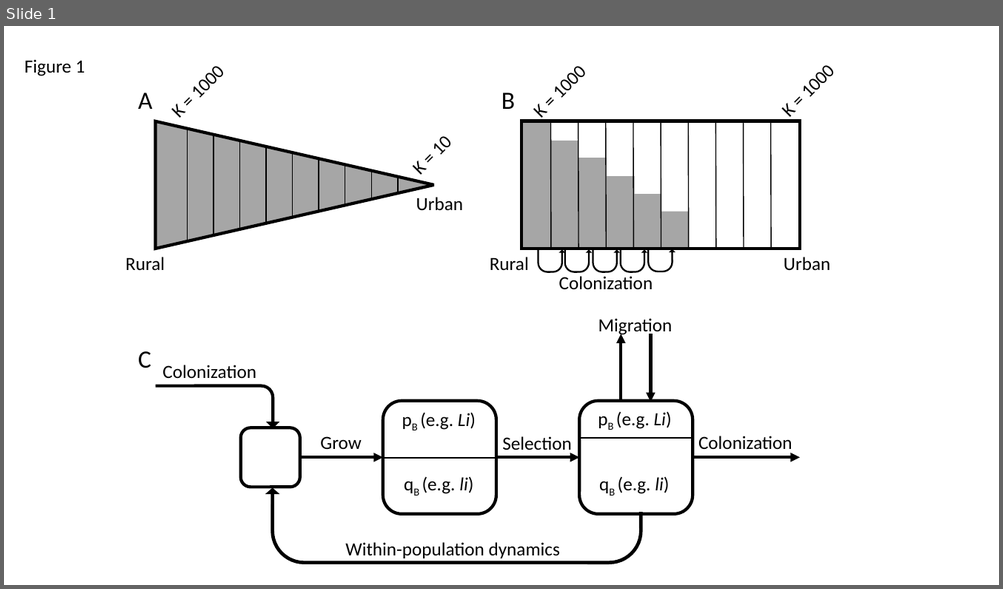
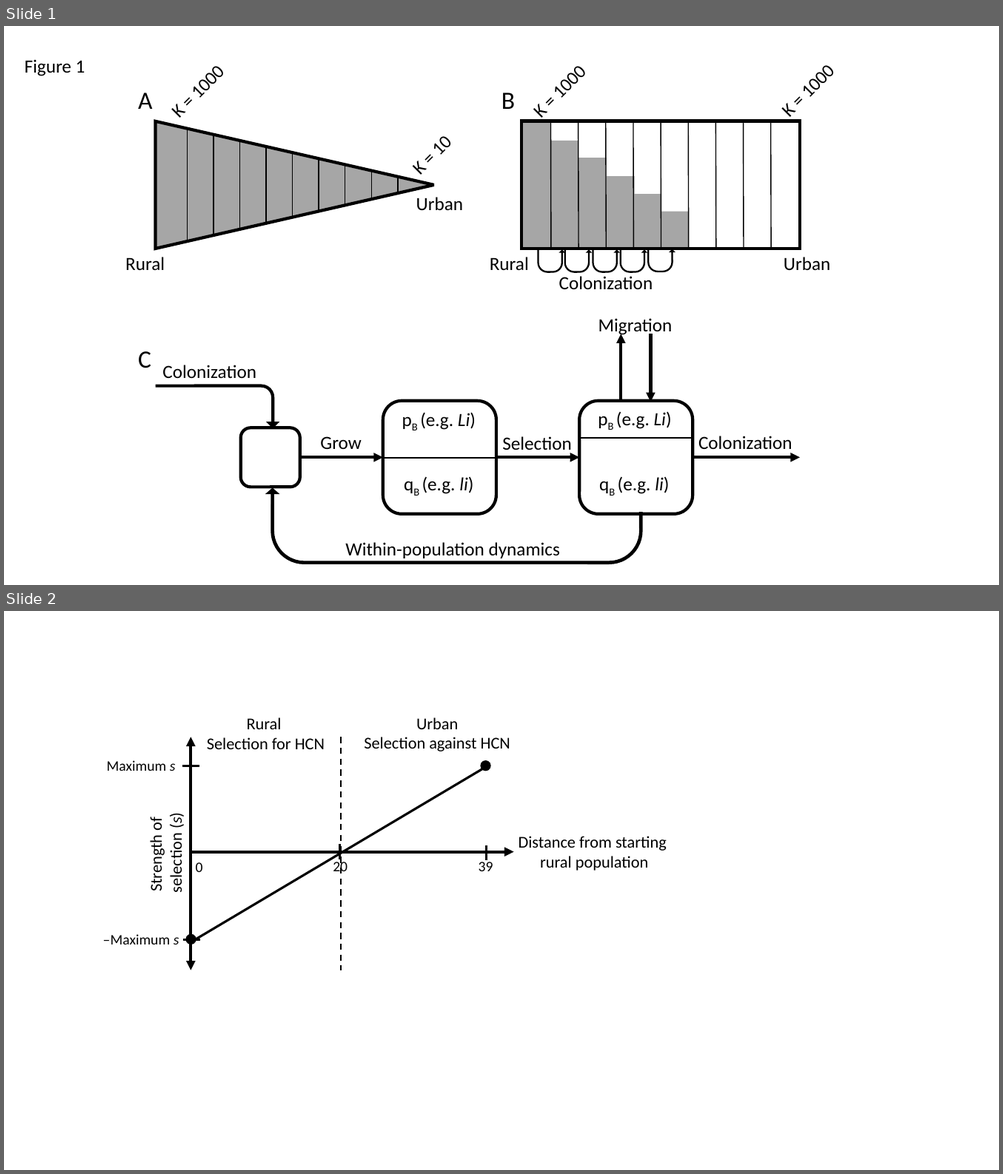
Before and after one commit to James-S-Santangelo/Simulating-Evolutionary-Clines-SEC-, a slide deck: SEC_Manuscript-Figures.pptx. Shown one above the other, each under a label of ours: slide 1 before the commit, slides 1 and 2 after it. The pictures are 1003x589 and 1003x1174 pixels, drawn with LibreOffice and Linux fonts; fonts in the diff are those of the drawing. Boxes give left, top, right and bottom in pixels: in the first picture for what was removed or moved away, otherwise in the second. Text is boxed around its words. In the diff, an @@ line names an element or a change of style, - is before the commit and + after.

Commit message:
Added selection function figure

```diff
--- a/SEC_Manuscript-Figures.pptx
+++ b/SEC_Manuscript-Figures.pptx
@@ slide 2 added at (x1=4, y1=611, x2=999, y2=1170), background #FFFFFF @@
@@ group added at (x1=103, y1=718, x2=666, y2=971): 9 texts, 6 lines, 2 ellipses, 1 double arrow, 1 arrow @@
+–Maximum s
+Maximum s
+0
+20
+39
+Distance from starting
+rural population
+Rural
+Selection for HCN
+Urban
+Selection against HCN
+Strength of
+selection (s)
```
Also in this commit, not shown: 1 other file.
